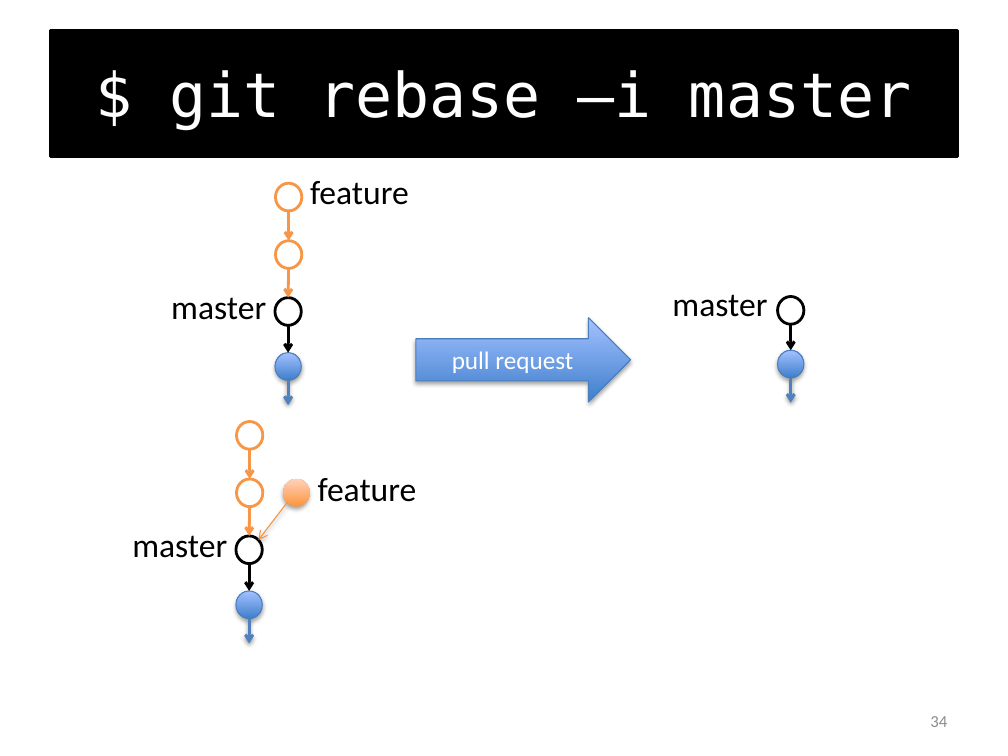
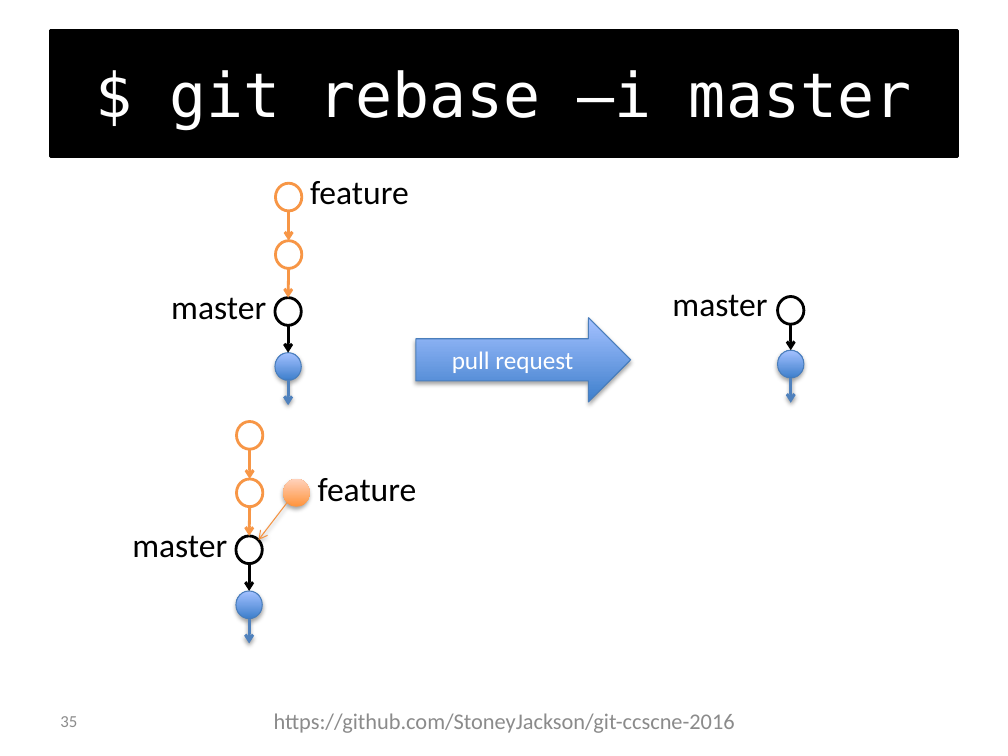
Before and after one commit to foss2serve/github-workflow-activity, a slide deck: slide 35 of tutorial2/presentation.pptx (slide 34 before the commit). Drawn at 1008x756 pixels with LibreOffice and Linux fonts; fonts in the diff are those of the drawing; background and template pictures are left out. Boxes give left, top, right and bottom in pixels: in the first picture for what was removed or moved away, otherwise in the second. Text is boxed around its words. In the diff, an @@ line names an element or a change of style, - is before the commit and + after.

```diff
--- a/tutorial2/presentation.pptx
+++ b/tutorial2/presentation.pptx
@@ page number added at box(60, 716, 77, 727), 12 pt, text #8C8C8C @@
+35
@@ text added at box(274, 713, 735, 733), 16 pt, text #8C8C8C @@
+https://github.com/StoneyJackson/git-ccscne-2016
@@ page number removed at box(930, 716, 947, 727) @@
-34
```
Also in this commit, not shown: 43 other slides changed, 1 slide added.
